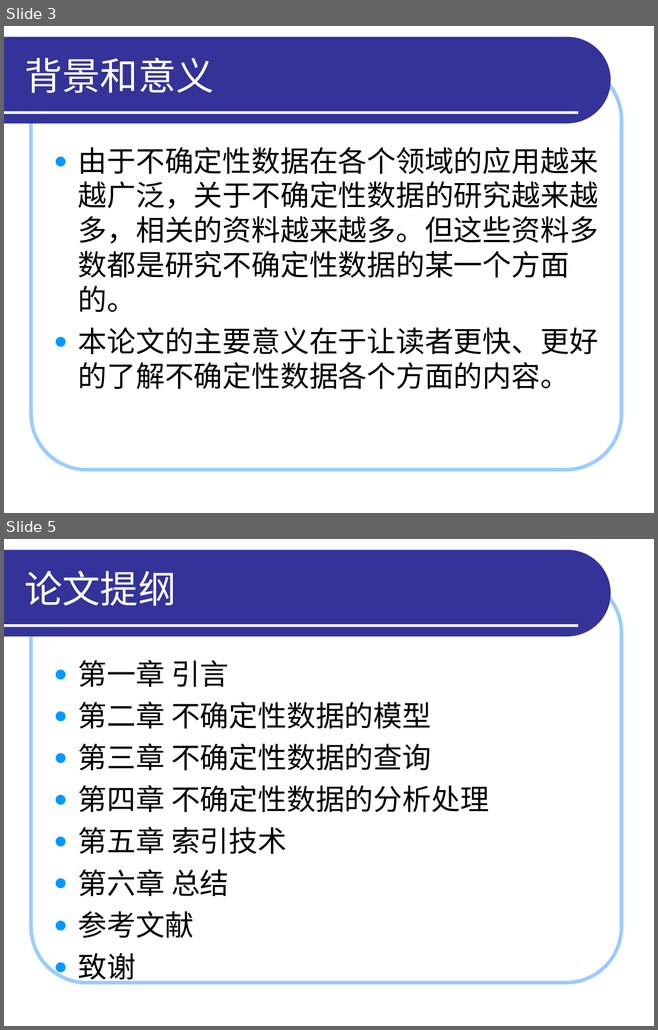
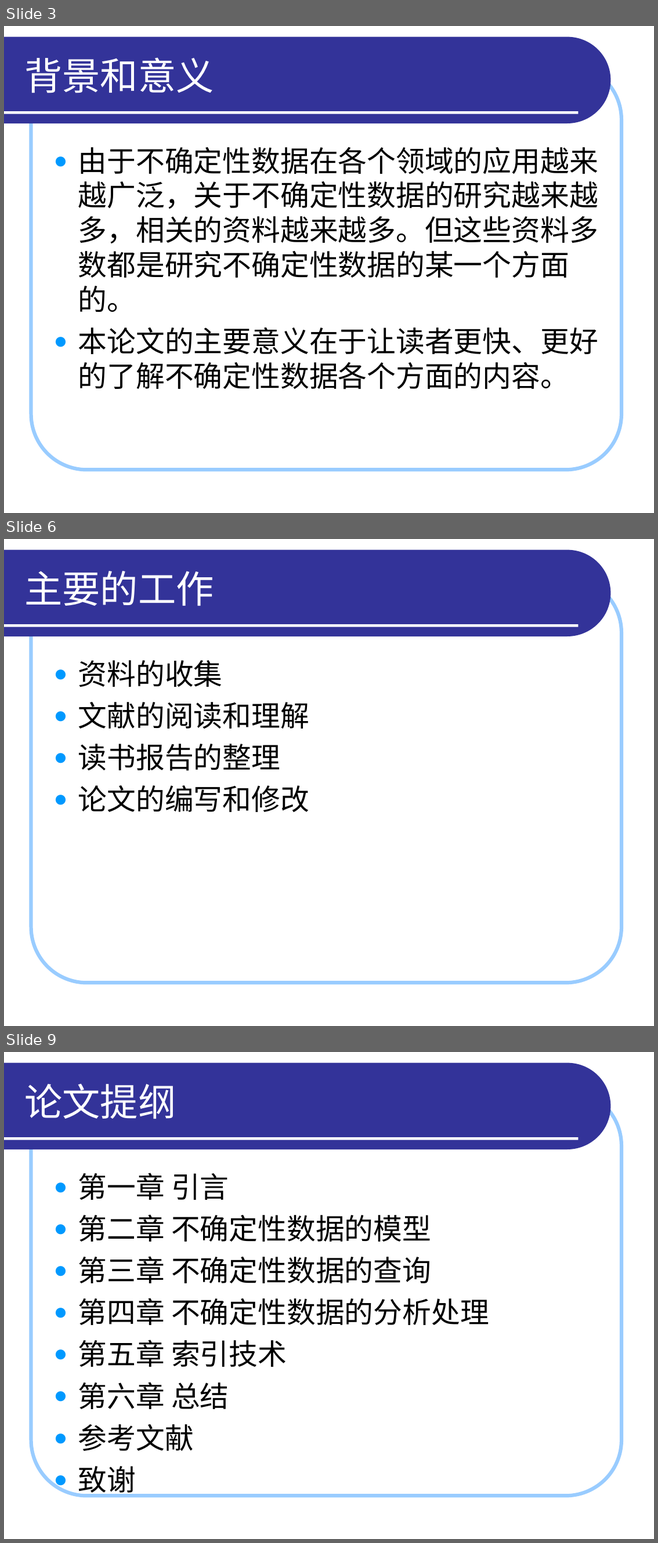
Before and after one commit to HiltonWei/wpstest, a slide deck: branches/区钺坚/读书报告/答辩演示_区钺坚.ppt. Shown one above the other, each under a label of ours: slides 3 and 5 before the commit, slides 3, 6 and 9 after it; the slides between them are not shown. The pictures are 658x1030 and 658x1543 pixels, drawn with LibreOffice and Linux fonts; fonts in the diff are those of the drawing. Boxes give left, top, right and bottom in pixels: in the first picture for what was removed or moved away, otherwise in the second. Text is boxed around its words. In the diff, an @@ line names an element or a change of style, - is before the commit and + after.

```diff
--- a/branches/区钺坚/读书报告/答辩演示_区钺坚.ppt
+++ b/branches/区钺坚/读书报告/答辩演示_区钺坚.ppt
@@ slide 6 added at box(4, 539, 654, 1026), background #FFFFFF; not listed: 3 template elements that a slide beside it also shows @@
@@ title added at box(24, 571, 214, 606), 42 pt, text #FFFFFF @@
+主要的工作
@@ text added at box(78, 660, 309, 812), 32 pt, text #000000 @@
+● 资料的收集
+● 文献的阅读和理解
+● 读书报告的整理
+● 论文的编写和修改
@@ what was slide 5 is now slide 9 @@
```
Also in this commit, not shown: 8 slides changed, 4 other slides added, 1 other file.
